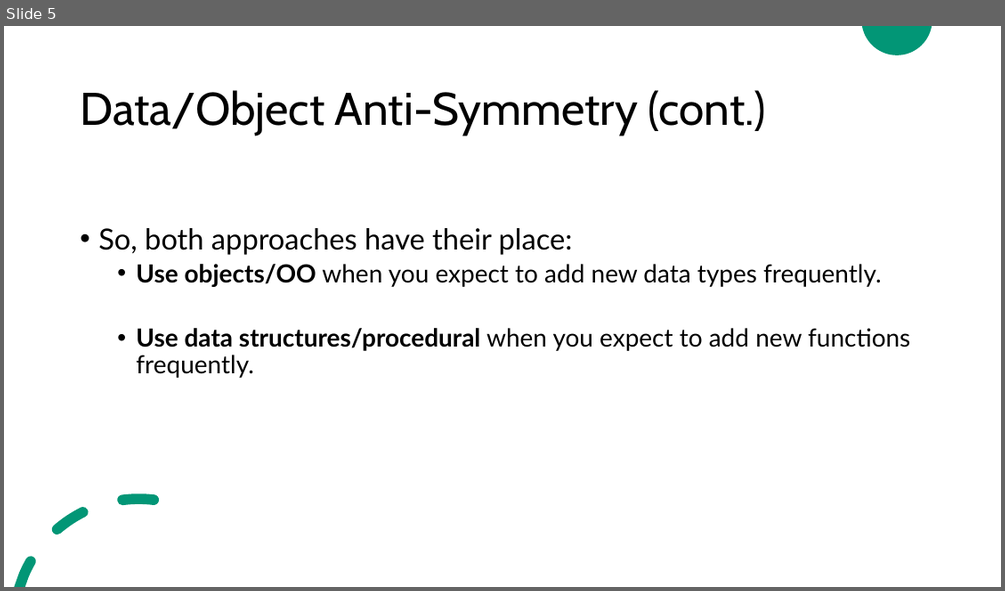
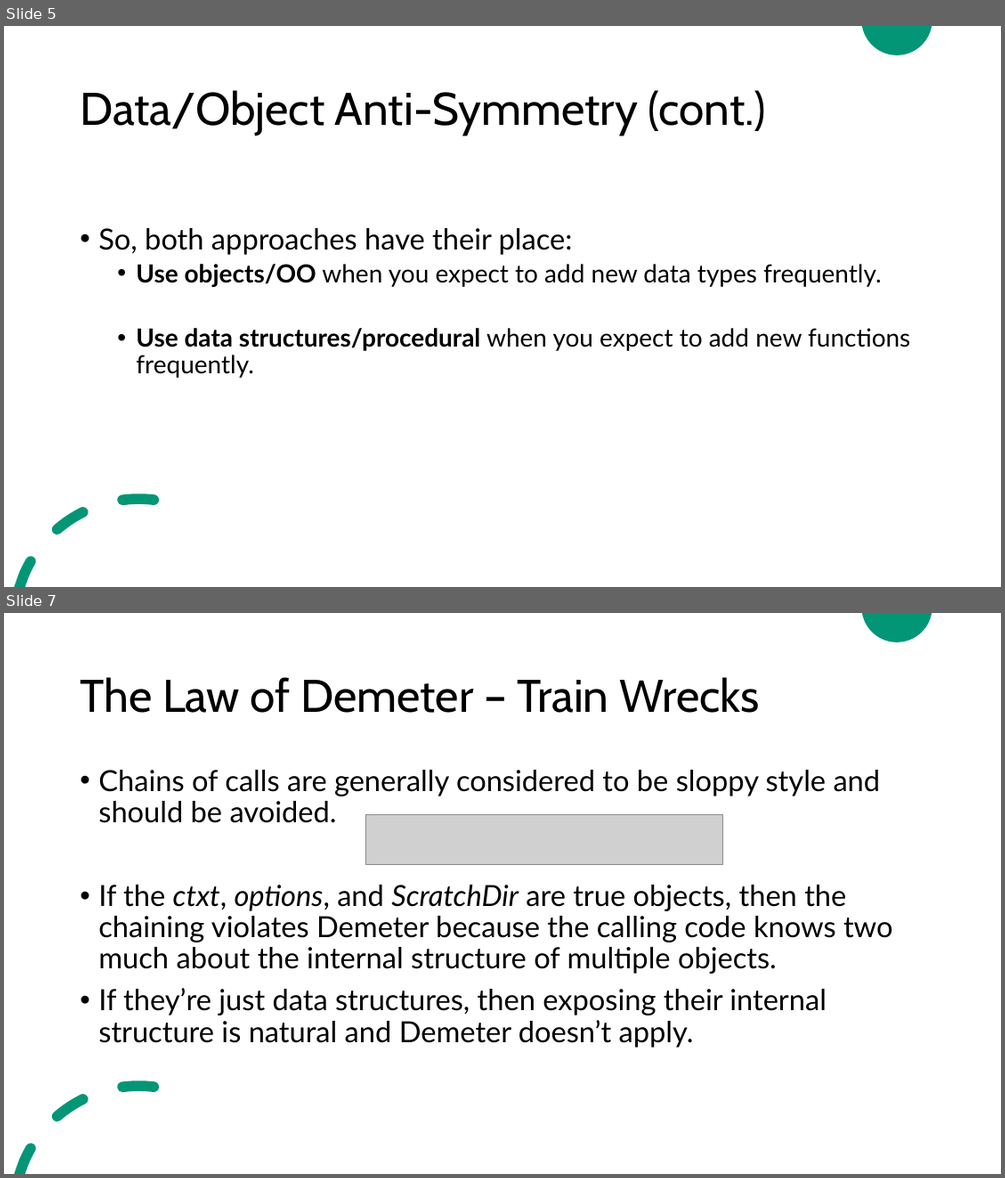
Before and after one commit to ZeinaZayed4/clean-code, a slide deck: Clean Code - Chapter 6.pptx. Shown one above the other, each under a label of ours: slide 5 before the commit, slides 5 and 7 after it; the slides between them are not shown. The pictures are 1005x591 and 1005x1178 pixels, drawn with LibreOffice and Linux fonts; fonts in the diff are those of the drawing; grey boxes stand for pictures. Boxes give left, top, right and bottom in pixels: in the first picture for what was removed or moved away, otherwise in the second. Text is boxed around its words. In the diff, an @@ line names an element or a change of style, - is before the commit and + after.

Commit message:
Update Clean Code - Chapter 6.pptx
Completed reading chapter 6 - objects and data structures

```diff
--- a/Clean Code - Chapter 6.pptx
+++ b/Clean Code - Chapter 6.pptx
@@ slide 7 added at <box>4,613,1001,1174</box>, background #FFFFFF; not listed: 2 template elements that a slide beside it also shows @@
@@ title added at <box>80,677,760,713</box>, 44 pt, text #000000 @@
+The Law of Demeter – Train Wrecks
@@ text added at <box>98,770,893,1047</box>, 28 pt, text #000000 @@
+• Chains of calls are generally considered to be sloppy style and should be avoided.
+• If the ctxt, options, and ScratchDir are true objects, then the chaining violates Demeter because the calling code knows two much about the internal structure of multiple objects.
+• If they’re just data structures, then exposing their internal structure is natural and Demeter doesn’t apply.
@@ picture added at <box>366,814,722,865</box> @@
```
Also in this commit, not shown: 7 other slides added.
